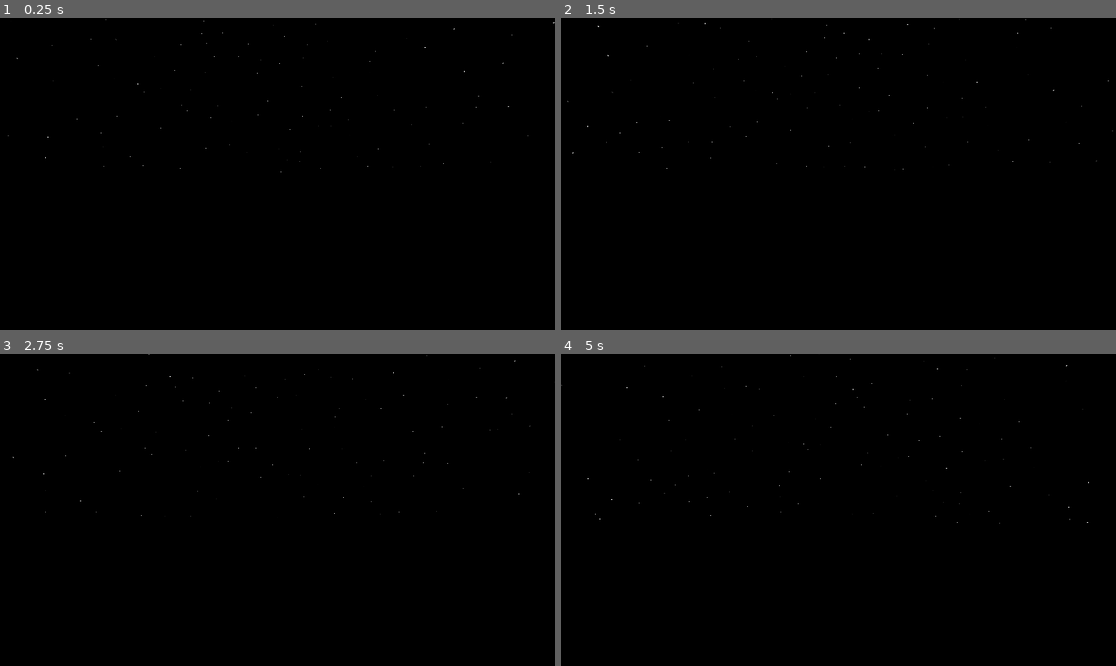
Above: before the commit, frames 1-4 (two rows, left to right).
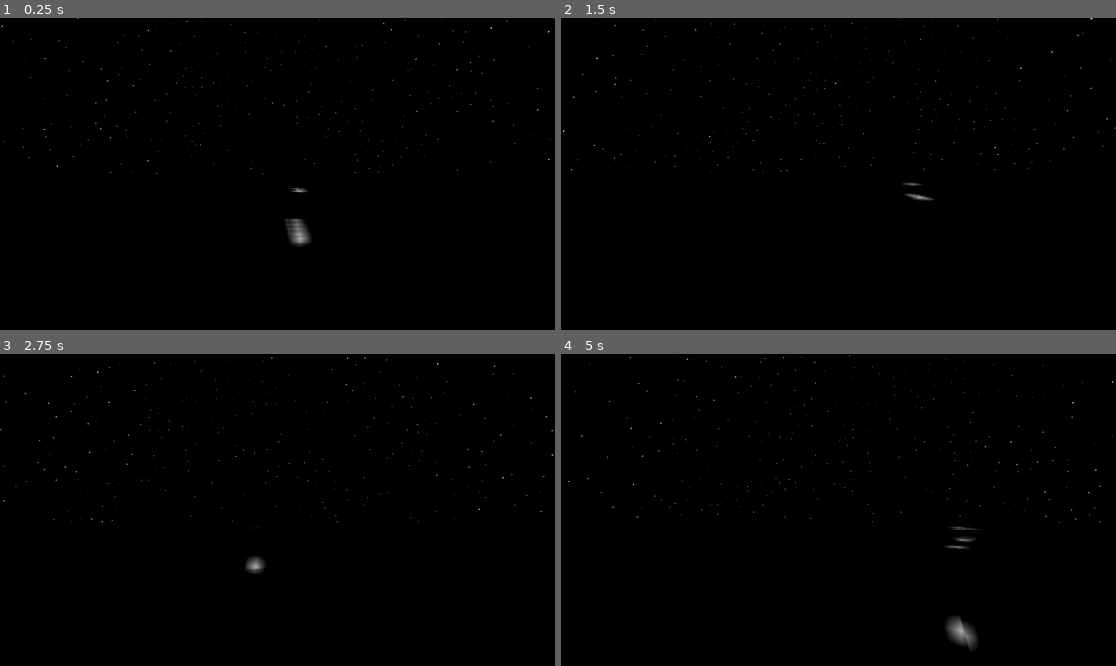
Above: after the commit, the same moments.

Repository: watson-disambiguation/shader-demos
Game: Godot game, scene res://skybox.tscn
The game is run twice, just before and just after one commit, with the same random seed, the same clock (stepped at 60 frames per second) and the same inputs. This scene is started directly instead of the project's main scene.
Inputs (mouse positions are in pixels of both pictures, inside the frame that each line leads up to):
- Up to frame 1 (0.25 s): no input
- Up to frame 2 (1.5 s): tap Enter at 0.5 s; move the mouse to (866, 174) at 0.52 s; hold Up (ui_up) from 0.53 s (still down); move the mouse to (810, 174) at 1.27 s
- Up to frame 3 (2.75 s): keep holding Up (ui_up); move the mouse to (288, 503) at 2.02 s
- Up to frame 4 (5 s): keep holding Up (ui_up); move the mouse to (832, 516) at 2.77 s; move the mouse to (877, 513) at 3.52 s; move the mouse to (794, 506) at 4.27 s

The runs differ from the first frame. In frame 1, 0.5% of the frame differs, in the area x 0-100%, y 0-74%; in frame 2, 0.2%; in frame 3, 0.3%; in frame 4, 0.6%, in the area x 0-100%, y 0-95%.

Commit message:
Adjusted thresholds and parameters

Diff:
--- a/Shaders/sky_test.gdshader
+++ b/Shaders/sky_test.gdshader
@@ -7,5 +7,7 @@
 uniform float starSpacing;
 
 void sky() {
-	COLOR = stars(EYEDIR,starSpacing);
+	vec3 output = stars(EYEDIR,starSpacing);
+	COLOR = output;
+
 }
--- a/skybox.tscn
+++ b/skybox.tscn
@@ -5,7 +5,7 @@
 
 [sub_resource type="ShaderMaterial" id="ShaderMaterial_0tous"]
 shader = ExtResource("1_erfkt")
-shader_parameter/starSpacing = 10.0
+shader_parameter/starSpacing = 20.0
 
 [sub_resource type="Sky" id="Sky_1co1a"]
 sky_material = SubResource("ShaderMaterial_0tous")
@@ -13,6 +13,10 @@
 [sub_resource type="Environment" id="Environment_0vbgk"]
 background_mode = 2
 sky = SubResource("Sky_1co1a")
+glow_enabled = true
+glow_hdr_threshold = 1.16
+glow_hdr_luminance_cap = 52.42
+glow_map_strength = 0.55
 
 [sub_resource type="FastNoiseLite" id="FastNoiseLite_8jxh2"]
 noise_type = 3
Not shown, changed: Shaders/Libraries/SkyLibrary.gdshaderinc
